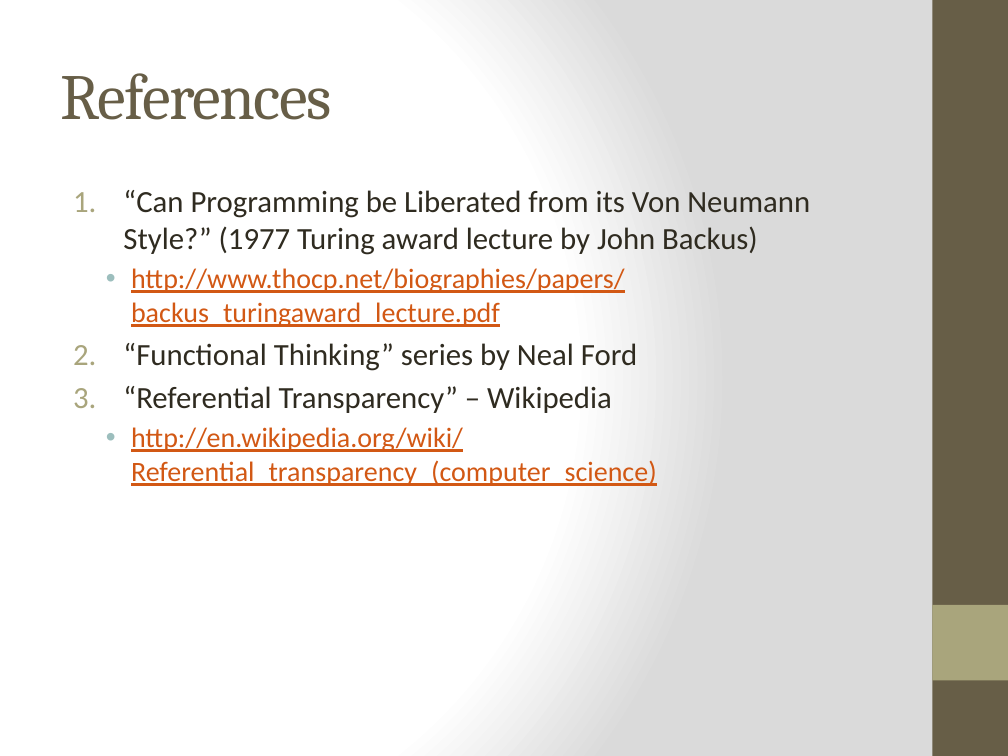
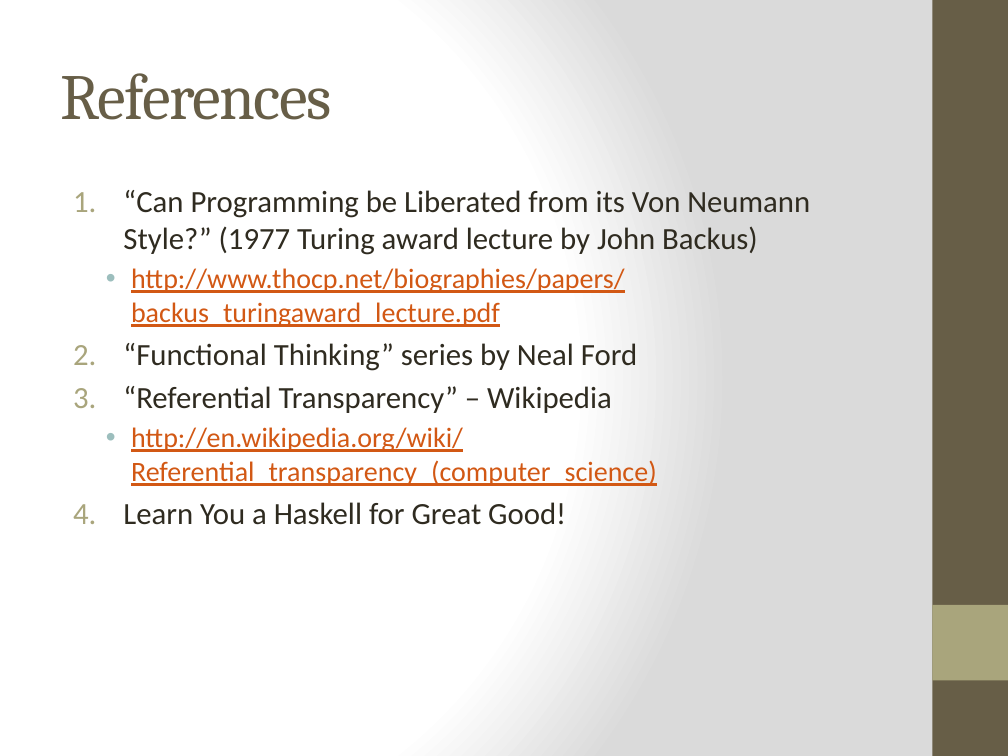
Before and after one commit to bjhartin/FoundationsOfFunctionalProgramming, a slide deck: slide 24 of FoundationsOfFunctionalProgramming.pptx (slide 18 before the commit). Drawn at 1008x756 pixels with LibreOffice and Linux fonts; fonts in the diff are those of the drawing. Boxes give left, top, right and bottom in pixels: in the first picture for what was removed or moved away, otherwise in the second. Text is boxed around its words. In the diff, an @@ line names an element or a change of style, - is before the commit and + after.

```diff
--- a/FoundationsOfFunctionalProgramming.pptx
+++ b/FoundationsOfFunctionalProgramming.pptx
@@ text at bbox=[123, 502, 566, 525]: paragraph added @@
+4. Learn You a Haskell for Great Good!
```
Also in this commit, not shown: 8 other slides changed, 8 slides added, 2 slides removed, 5 other files.
